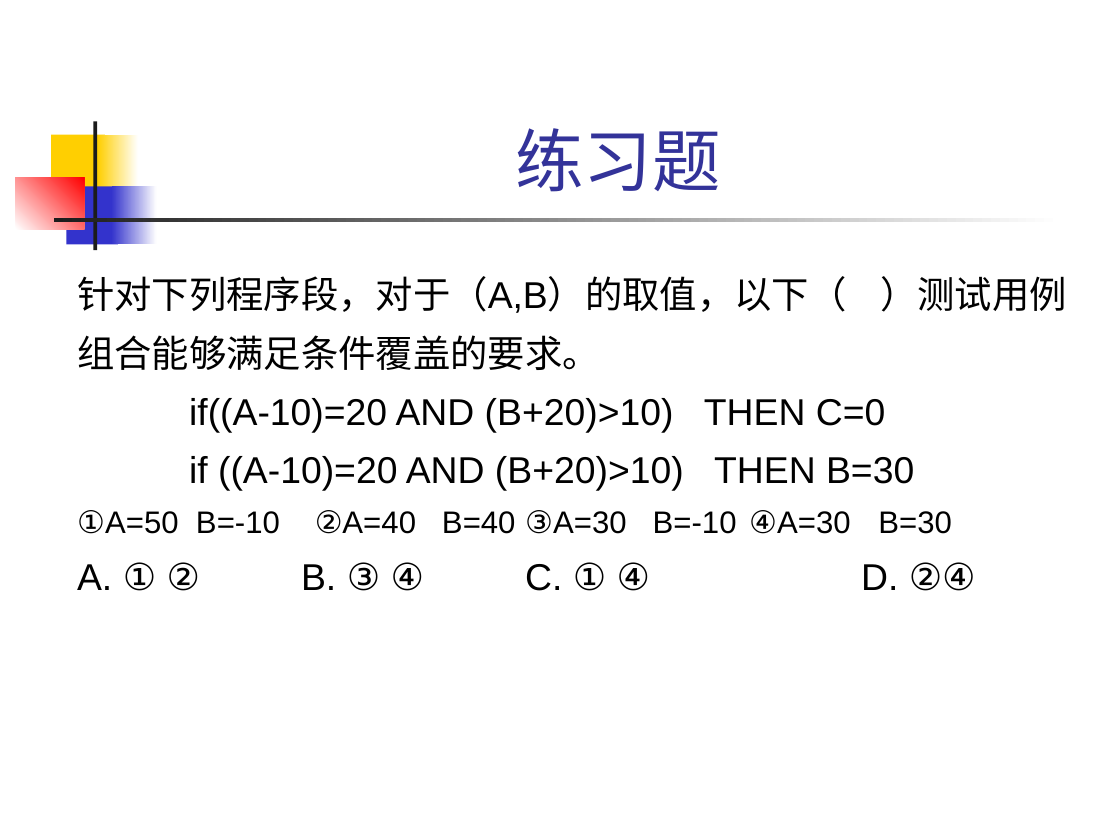
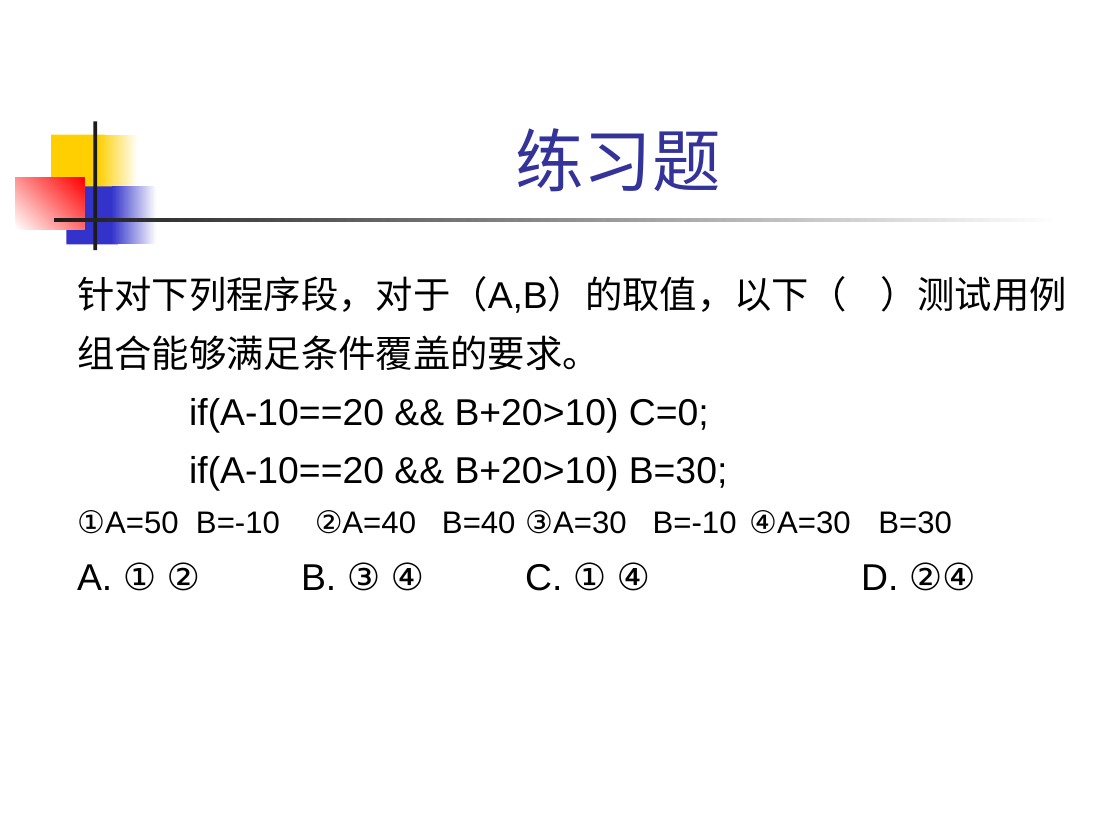
Before and after one commit to 1-518/Three-Kindoms, a slide deck: slide 11 of 白盒黑盒/白盒测试技术/白盒测试技术.ppt (slide 14 before the commit). Drawn at 1120x840 pixels with LibreOffice and Linux fonts; fonts in the diff are those of the drawing. Boxes give left, top, right and bottom in pixels: in the first picture for what was removed or moved away, otherwise in the second. Text is boxed around its words. In the diff, an @@ line names an element or a change of style, - is before the commit and + after.

```diff
--- a/白盒黑盒/白盒测试技术/白盒测试技术.ppt
+++ b/白盒黑盒/白盒测试技术/白盒测试技术.ppt
@@ text at (189, 398, 728, 491): text changed @@
-if((A-10)=20 AND (B+20)>10) THEN C=0
-if ((A-10)=20 AND (B+20)>10) THEN B=30
+if(A-10==20 && B+20>10) C=0;
+if(A-10==20 && B+20>10) B=30;
```
Also in this commit, not shown: 13 other slides changed, 1 slide added, 4 slides removed, 1 other file.
